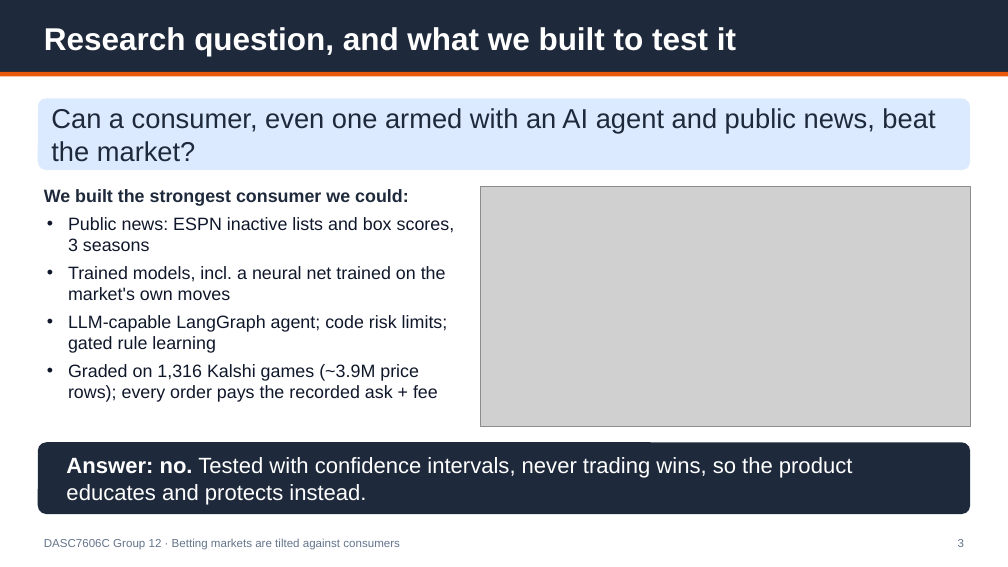
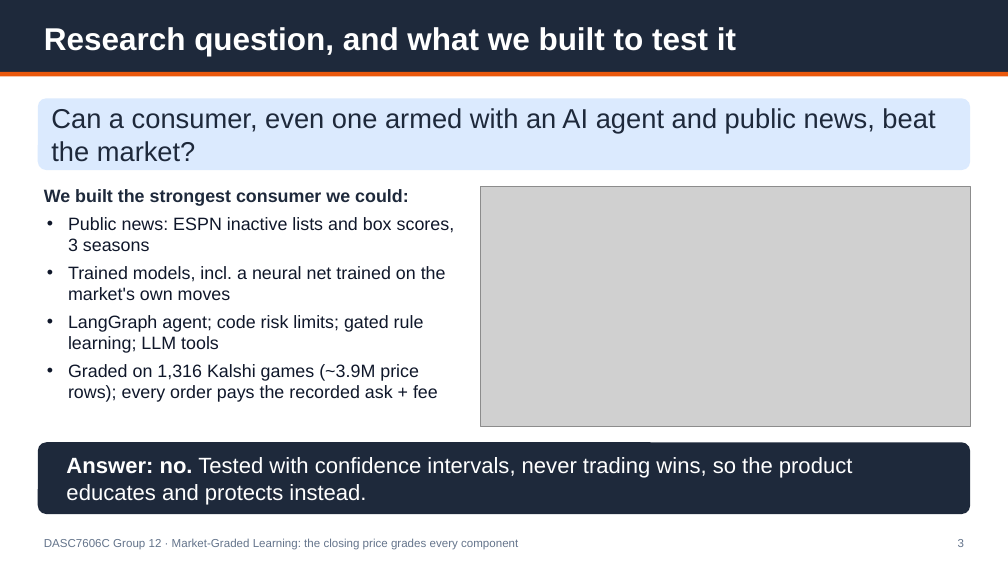
Before and after one commit to Michaelyzr/nba-agent, a slide deck: slide 3 of presentation/nba_agent_deck.pptx. Drawn at 1008x567 pixels with LibreOffice and Linux fonts; fonts in the diff are those of the drawing; grey boxes stand for pictures. Boxes give left, top, right and bottom in pixels: in the first picture for what was removed or moved away, otherwise in the second. Text is boxed around its words. In the diff, an @@ line names an element or a change of style, - is before the commit and + after.

```diff
--- a/presentation/nba_agent_deck.pptx
+++ b/presentation/nba_agent_deck.pptx
@@ text at (68, 315, 424, 353): text changed @@
-• LLM-capable LangGraph agent; code risk limits; gated rule learning
+• LangGraph agent; code risk limits; gated rule learning; LLM tools
@@ text at (44, 538, 518, 550): text changed @@
-DASC7606C Group 12 · Betting markets are tilted against consumers
+DASC7606C Group 12 · Market-Graded Learning: the closing price grades every component
```
Also in this commit, not shown: 9 other slides changed, 5 slides added, 7 slides removed, 5 other files.
